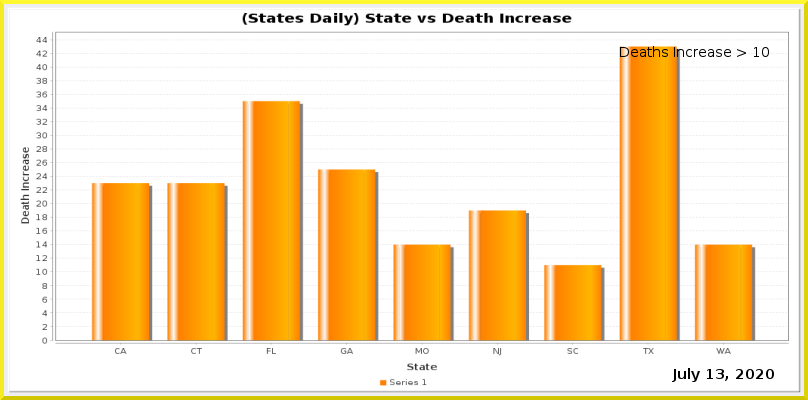
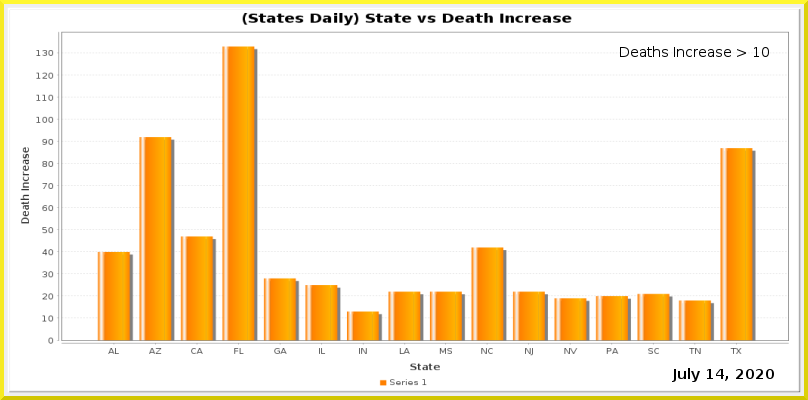
Layers edited between the first and the second w=808, h=400 image:
painted on "Current Date" over left=716, top=369, right=724, bottom=379
painted on "Date_vs_TestIncrease.png" over left=36, top=31, right=789, bottom=371
